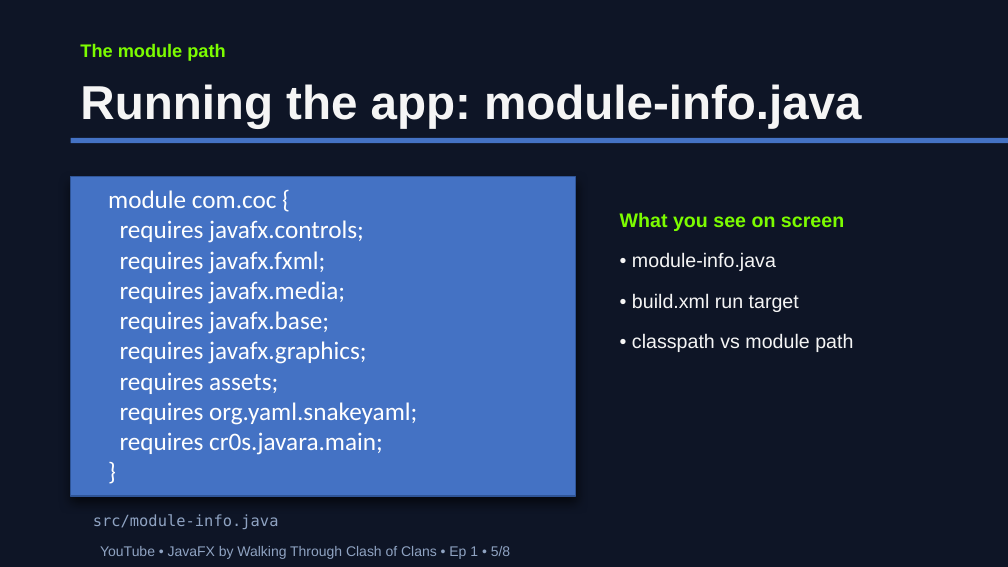
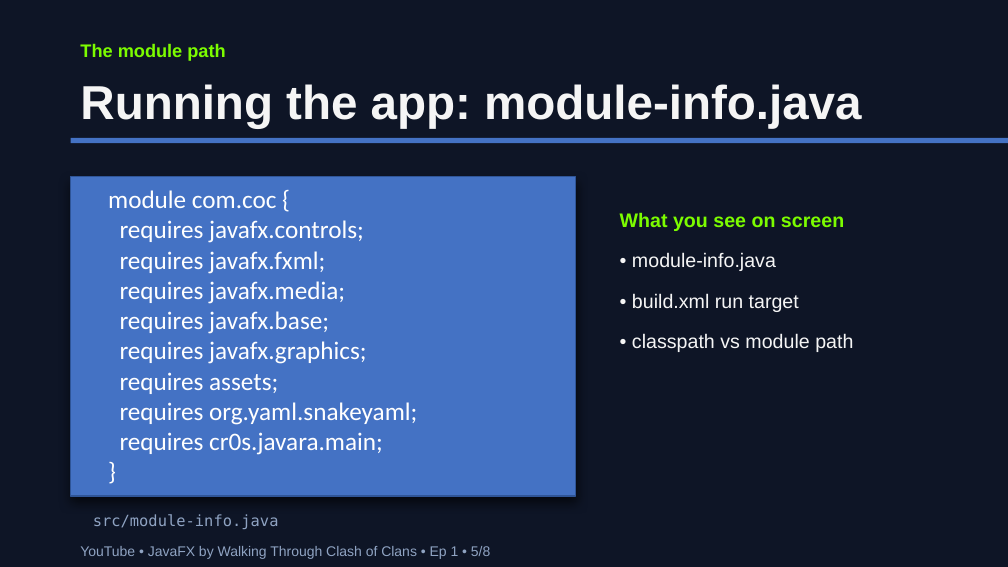
Before and after one commit to sPyOpenSource/applications, a slide deck: slide 5 of COC/docs/Ep1-This-App-Skips-Login-Screen.odp. Drawn at 1008x567 pixels with LibreOffice and Linux fonts; fonts in the diff are those of the drawing. Boxes give left, top, right and bottom in pixels: in the first picture for what was removed or moved away, otherwise in the second. Text is boxed around its words. In the diff, an @@ line names an element or a change of style, - is before the commit and + after.

```diff
--- a/COC/docs/Ep1-This-App-Skips-Login-Screen.odp
+++ b/COC/docs/Ep1-This-App-Skips-Login-Screen.odp
@@ text "YouTube • JavaFX by Walking ...": place and size @@
-text "YouTube • JavaFX by Walking ..." at (100, 546, 510, 559)
+text "YouTube • JavaFX by Walking ..." at (80, 546, 490, 559)
```
Also in this commit, not shown: 3 other slides changed, 1 other file.
